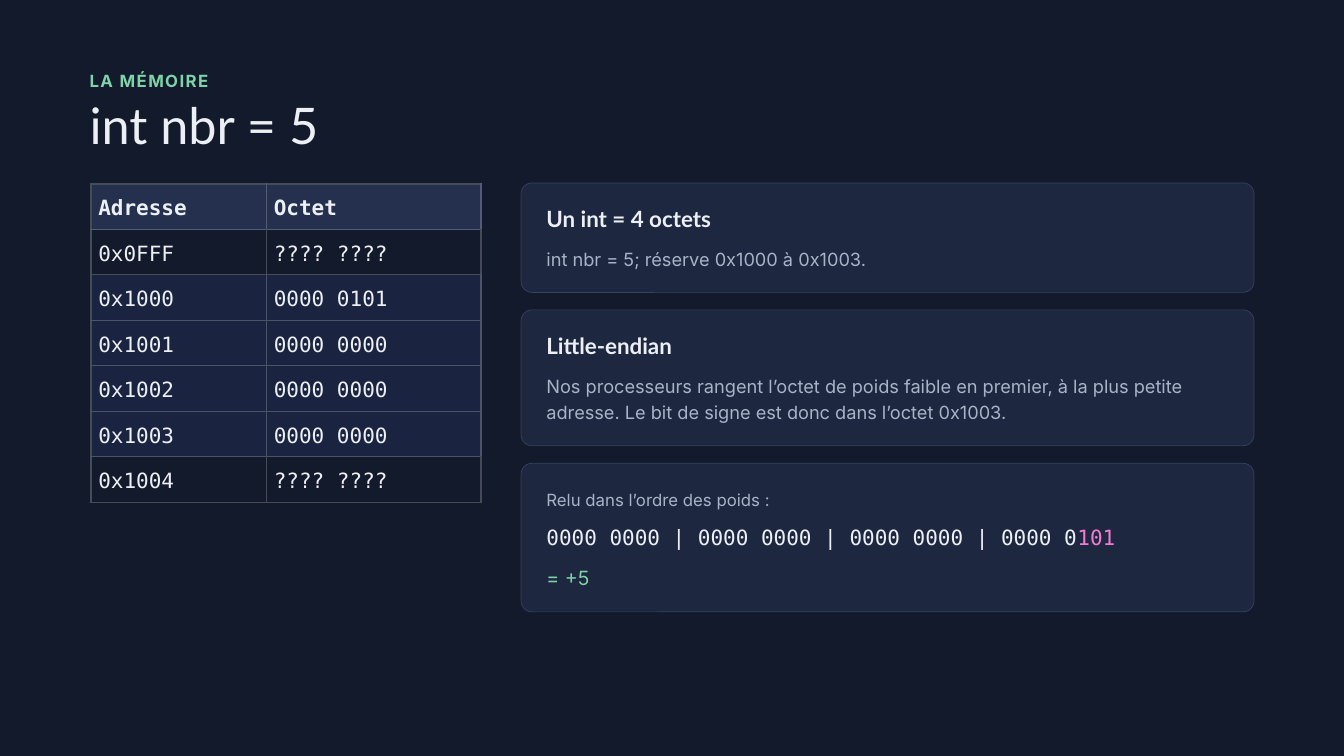
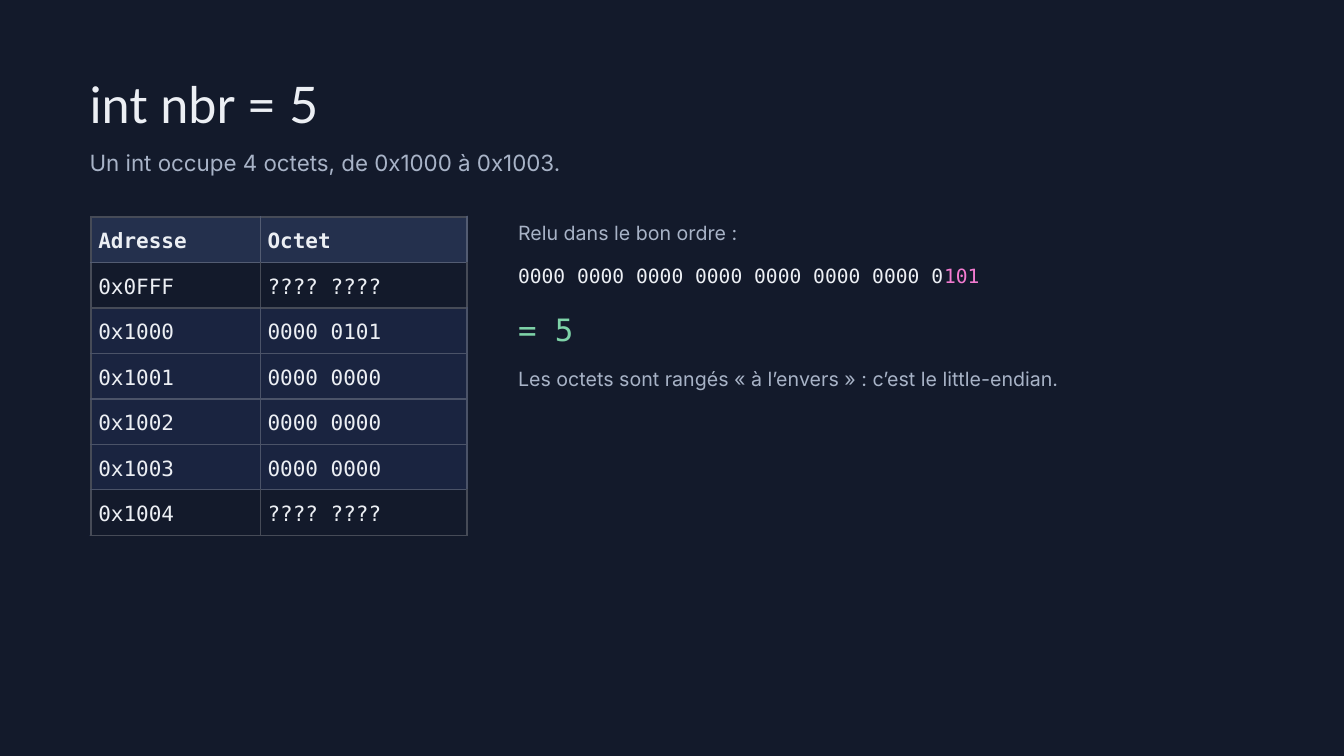
Before and after one commit to Blaeste/42-know, a slide deck: slide 8 of Les bases du C… ou pas.pptx (slide 10 before the commit). Drawn at 1344x756 pixels with LibreOffice and Linux fonts; fonts in the diff are those of the drawing. Boxes give left, top, right and bottom in pixels: in the first picture for what was removed or moved away, otherwise in the second. Text is boxed around its words. In the diff, an @@ line names an element or a change of style, - is before the commit and + after.

```diff
--- a/Les bases du C… ou pas.pptx
+++ b/Les bases du C… ou pas.pptx
@@ title "int nbr = 5": place and size @@
-title "int nbr = 5" at [90,107,318,145]
+title "int nbr = 5" at [90,86,318,124]
@@ text removed at [90,73,209,87] @@
-LA MÉMOIRE
@@ text at [90,154,560,176]: text changed; font Lato to Inter; text colour #ECEFF4 to #A8B3C7; bold off @@
-Un int = 4 octets
+Un int occupe 4 octets, de 0x1000 à 0x1003.
@@ rounded rectangle removed at [521,182,1254,292] @@
@@ table: place and size @@
-table at [91,184,481,502]
+table at [91,217,467,535]
@@ line moved from (481, 182) - (481, 503) to (468, 216) - (468, 536) @@
@@ text added at [518,226,726,240], 14 pt, text #A8B3C7 @@
+Relu dans le bon ordre :
@@ text at [518,268,979,284]: text changed; size 15 to 14 pt @@
-0000 0000 | 0000 0000 | 0000 0000 | 0000 0101
+0000 0000 0000 0000 0000 0000 0000 0101
@@ text removed at [546,252,866,269] @@
-int nbr = 5; réserve 0x1000 à 0x1003.
@@ rounded rectangle removed at [521,310,1254,446] @@
@@ text at [555,318,574,342]: text changed; size 14 to 22 pt; font Inter to DejaVu Sans Mono @@
-= +5
+= 5
@@ text at [518,371,1059,390]: text changed; size 16 to 14 pt; font Lato to Inter; text colour #ECEFF4 to #A8B3C7; bold off @@
-Little-endian
+Les octets sont rangés « à l’envers » : c’est le little-endian.
@@ text removed at [546,379,1182,423] @@
-Nos processeurs rangent l’octet de poids faible en premier, à la plus petite adresse. Le bit de signe est donc dans l’octet 0x1003.
@@ rounded rectangle removed at [521,464,1254,612] @@
@@ text removed at [546,493,760,510] @@
-Relu dans l’ordre des poids :
@@ line moved from (90, 503) - (482, 503) to (90, 535) - (468, 535) @@
```
Also in this commit, not shown: 8 other slides changed, 12 slides added, 13 slides removed, 3 other files.
